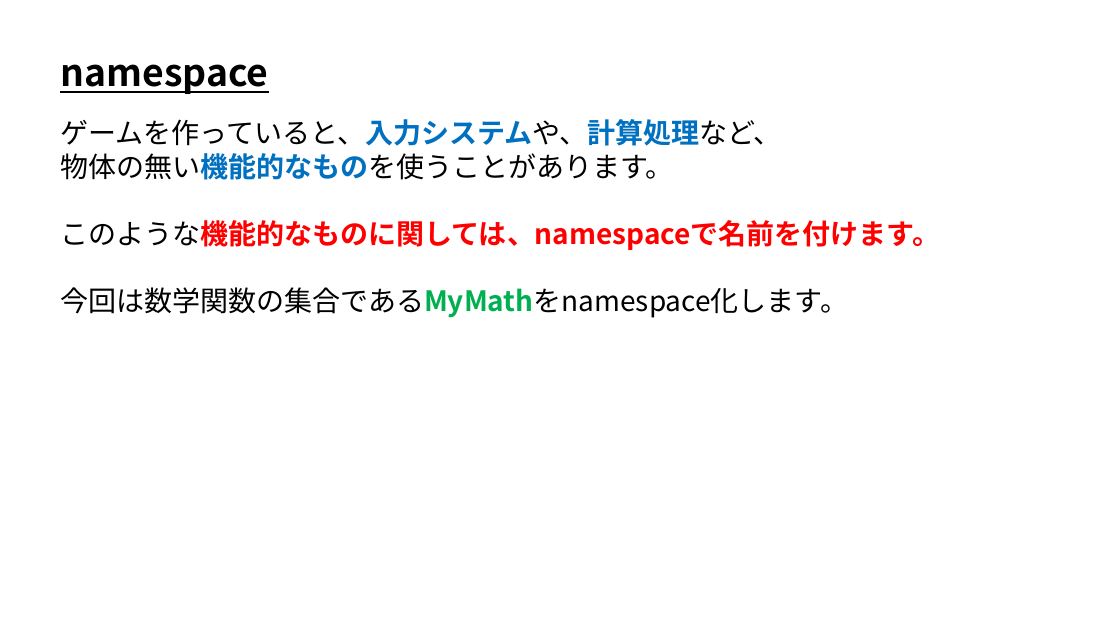
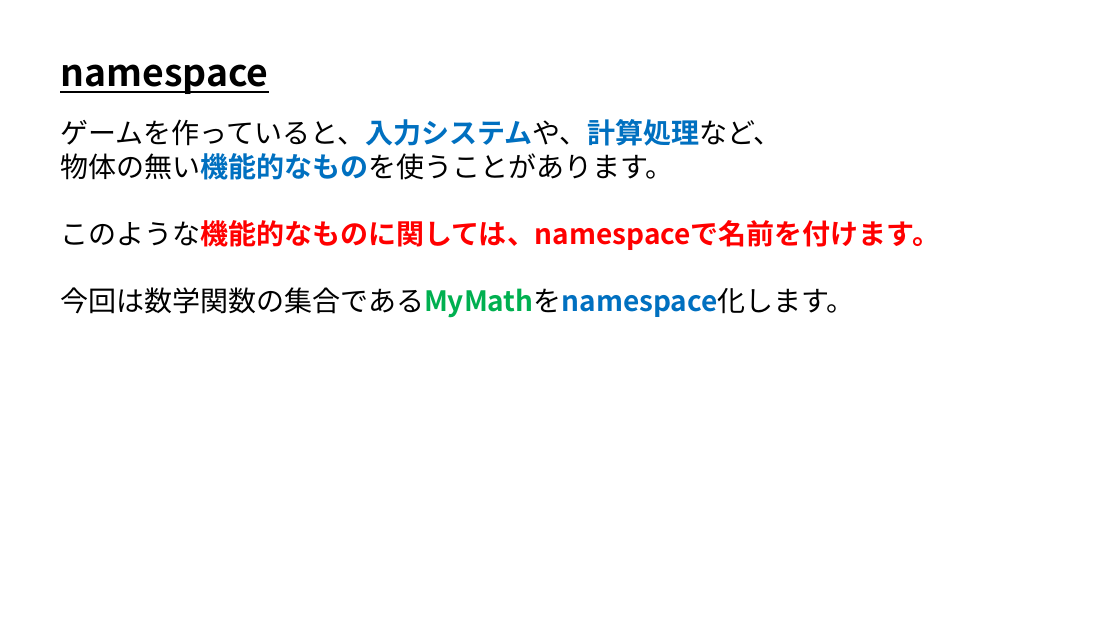
Before and after one commit to ArakiYusuke-Ohara/Textbook, a slide deck: slide 1 of ゲーム科2年/00_前期/ゲーム開発Ⅰ/04_namespace.pptx. Drawn at 1120x630 pixels with LibreOffice and Linux fonts; fonts in the diff are those of the drawing. Boxes give left, top, right and bottom in pixels: in the first picture for what was removed or moved away, otherwise in the second. Text is boxed around its words. In the diff, an @@ line names an element or a change of style, - is before the commit and + after.

```diff
--- a/ゲーム科2年/00_前期/ゲーム開発Ⅰ/04_namespace.pptx
+++ b/ゲーム科2年/00_前期/ゲーム開発Ⅰ/04_namespace.pptx
@@ text at [60, 287, 854, 318]: text colour #000000 to #0070C0, bold on in "今回は数学関数の集合であるMyMathをnamespace化します。" @@
```
Also in this commit, not shown: 1 other slide changed.
